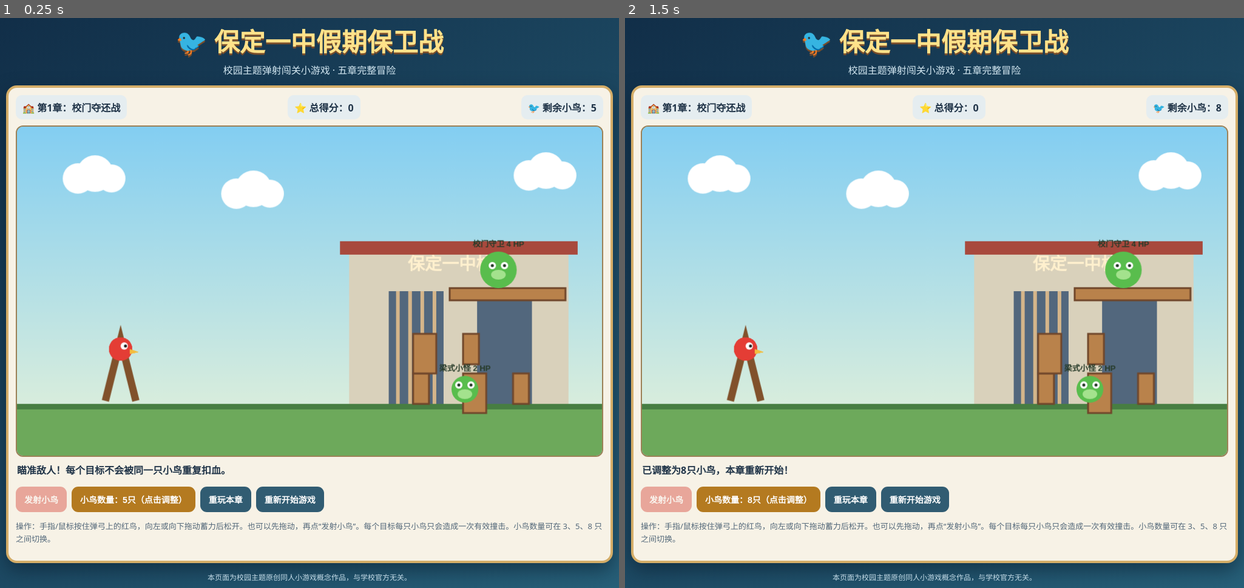
Above: before the commit, frames 1-2 (left to right).
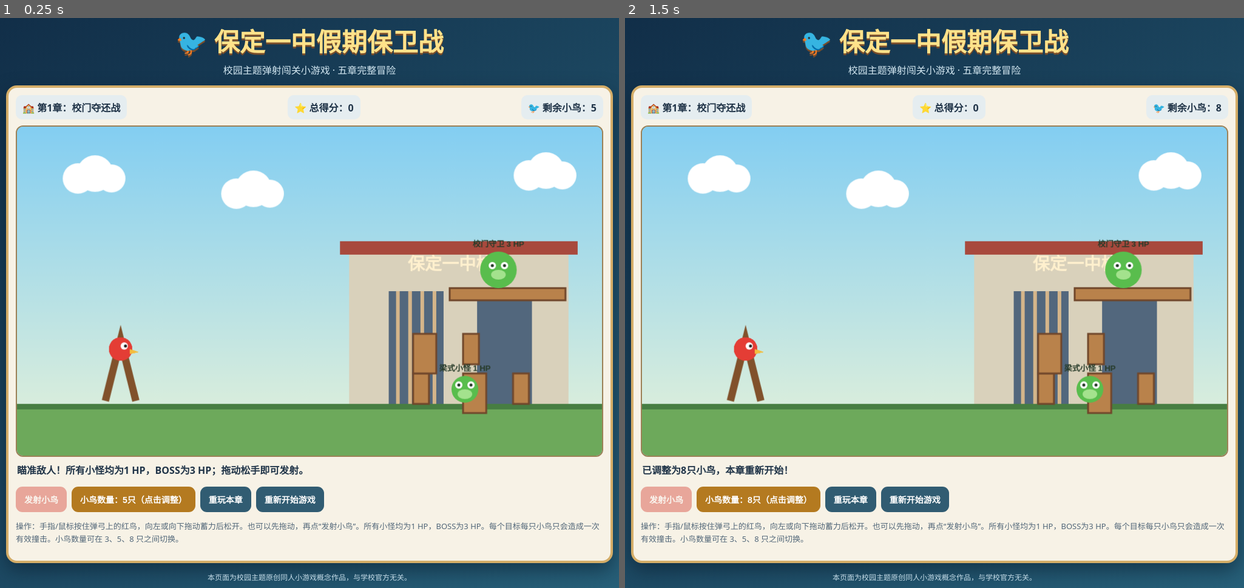
Above: after the commit, the same moments.

Repository: baodinggame/-baoding-yizhong-game
Game: browser game, page index.html
Same seed, same stepped clock (60 frames per second), same inputs: the game is played once before the commit and once after it.
Inputs (mouse positions are in pixels of both pictures, inside the frame that each line leads up to):
- Up to frame 1 (0.25 s): no input
- Up to frame 2 (1.5 s): click (934, 291) at 0.27 s; click (934, 325) at 1.07 s; click "小鸟数量：5只（点击调整）" at 1.27 s

The runs differ from the first frame. In frame 1, 0.8% of the frame differs, in the area x 2-98%, y 39-93%; in frame 2, 0.4%.

Commit message:
Add files via upload

Diff:
--- a/index.html
+++ b/index.html
@@ -6,7 +6,7 @@
 <div class="hud"><div class="stat" id="chapterLabel">🏫 第一章：校门夺还战</div><div class="stat">⭐ 总得分：<span id="score">0</span></div><div class="stat">🐦 剩余小鸟：<span id="birds">5</span></div></div>
 <canvas id="game" width="960" height="540" aria-label="弹弓闯关游戏画面"></canvas><div id="message" aria-live="polite">按住红色小鸟向后拖动，松开即可发射！击败本章所有敌人通关。</div>
 <div class="controls"><button id="fire" disabled>发射小鸟</button><button id="birdCount" class="gold">小鸟数量：5只（点击调整）</button><button id="restart" class="secondary">重玩本章</button><button id="newGame" class="secondary">重新开始游戏</button></div>
-<p class="hint">操作：手指/鼠标按住弹弓上的红鸟，向左或向下拖动蓄力后松开。也可以先拖动，再点“发射小鸟”。每个目标每只小鸟只会造成一次有效撞击。小鸟数量可在 3、5、8 只之间切换。</p>
+<p class="hint">操作：手指/鼠标按住弹弓上的红鸟，向左或向下拖动蓄力后松开。也可以先拖动，再点“发射小鸟”。所有小怪均为1 HP，BOSS为3 HP。每个目标每只小鸟只会造成一次有效撞击。小鸟数量可在 3、5、8 只之间切换。</p>
 <div id="nextPanel"><h2 id="resultTitle">🏆 本章通关！</h2><p id="resultText">敌方防线已被突破！</p><strong id="nextName">下一站：第二章</strong><br><button id="next" style="margin-top:10px">进入下一章 ➜</button></div>
 </section><footer>本页面为校园主题原创同人小游戏概念作品，与学校官方无关。</footer></main>
 <script>
@@ -15,34 +15,36 @@
 const canvas=document.querySelector('#game'),ctx=canvas.getContext('2d'),W=960,H=540,ground=455,sling={x:170,y:365};
 const $=id=>document.getElementById(id);
 const levels=[
- {name:'校门夺还战',place:'保定一中校门',bossHp:4,gruntHp:2,blocks:5,sky:['#83cef2','#e8f3d9'],boss:'校门守卫'},
- {name:'教学楼反击战',place:'教学楼',bossHp:5,gruntHp:2,blocks:6,sky:['#9bc9ee','#f2e7c7'],boss:'楼顶指挥官'},
- {name:'操场突围战',place:'校园操场',bossHp:6,gruntHp:3,blocks:7,sky:['#77c9dc','#e5f4d5'],boss:'操场巨猪'},
- {name:'图书馆守护战',place:'图书馆',bossHp:7,gruntHp:3,blocks:8,sky:['#9db9e8','#f4e5d2'],boss:'知识守卫'},
- {name:'最终决战',place:'校园中心广场',bossHp:9,gruntHp:4,blocks:9,sky:['#758fca','#f4d6b0'],boss:'永恩大魔王'}
+ {name:'校门夺还战',place:'保定一中校门',bossHp:3,gruntHp:1,blocks:5,sky:['#83cef2','#e8f3d9'],boss:'校门守卫'},
+ {name:'教学楼反击战',place:'教学楼',bossHp:3,gruntHp:1,blocks:6,sky:['#9bc9ee','#f2e7c7'],boss:'楼顶指挥官'},
+ {name:'操场突围战',place:'校园操场',bossHp:3,gruntHp:1,blocks:7,sky:['#77c9dc','#e5f4d5'],boss:'操场巨猪'},
+ {name:'图书馆守护战',place:'图书馆',bossHp:3,gruntHp:1,blocks:8,sky:['#9db9e8','#f4e5d2'],boss:'知识守卫'},
+ {name:'最终决战',place:'校园中心广场',bossHp:3,gruntHp:1,blocks:9,sky:['#758fca','#f4d6b0'],boss:'永恩大魔王'}
 ];
 let chapter=0,birdCount=5,birds=[],blocks=[],pigs=[],particles=[],score=0,active=null,drag=false,won=false,lost=false,raf=0,last=0;
-function makeBird(){return{x:sling.x,y:sling.y,r:19,vx:0,vy:0,flying:false,used:false,hit:new Set()}}
+function makeBird(){return{x:sling.x,y:sling.y,r:19,vx:0,vy:0,flying:false,used:false,hit:new Set(),launchFrames:0}}
 function resetStage(resetScore=false){cancelAnimationFrame(raf);if(resetScore)score=0;won=false;lost=false;drag=false;active=null;particles=[];birds=Array.from({length:birdCount},makeBird);
  const lv=levels[chapter],baseX=650;blocks=[];
  for(let i=0;i<lv.blocks;i++){let col=i%3,row=Math.floor(i/3);blocks.push({id:'b'+i,x:baseX+col*82,y:ground-50-row*65,w:26+(i%2)*12,h:50+(i%2)*15,hp:2+Math.floor(chapter/2)})}
  blocks.push({id:'top',x:710,y:ground-190,w:190,h:20,hp:2+Math.floor(chapter/2)});
  pigs=[{id:'p1',x:735,y:ground-24,r:22,hp:lv.gruntHp,boss:false},{id:'boss',x:790,y:ground-220,r:30,hp:lv.bossHp,boss:true}];
- $('nextPanel').style.display='none';$('message').textContent='瞄准敌人！每个目标不会被同一只小鸟重复扣血。';$('chapterLabel').textContent=`🏫 第${chapter+1}章：${lv.name}`;$('birdCount').textContent=`小鸟数量：${birdCount}只（点击调整）`;
+ $('nextPanel').style.display='none';$('message').textContent='瞄准敌人！所有小怪均为1 HP，BOSS为3 HP；拖动松手即可发射。';$('chapterLabel').textContent=`🏫 第${chapter+1}章：${lv.name}`;$('birdCount').textContent=`小鸟数量：${birdCount}只（点击调整）`;
  update();draw();last=0;raf=requestAnimationFrame(loop)}
 function update(){$('score').textContent=score;$('birds').textContent=birds.filter(b=>!b.used).length;$('fire').disabled=!(active&&drag)}
 function pos(e){const r=canvas.getBoundingClientRect();return{x:(e.clientX-r.left)*W/r.width,y:(e.clientY-r.top)*H/r.height}}
-canvas.addEventListener('pointerdown',e=>{if(won||lost)return;const p=pos(e);let b=birds.find(x=>!x.used&&!x.flying);if(b&&Math.hypot(p.x-b.x,p.y-b.y)<46){active=b;drag=true;canvas.setPointerCapture(e.pointerId)}});
-canvas.addEventListener('pointermove',e=>{if(!drag||!active)return;const p=pos(e);let dx=p.x-sling.x,dy=p.y-sling.y,d=Math.hypot(dx,dy);if(d>105){dx*=105/d;dy*=105/d}active.x=sling.x+dx;active.y=sling.y+dy;draw();update()});
-canvas.addEventListener('pointerup',fire);canvas.addEventListener('pointercancel',fire);
-function fire(){if(!drag||!active)return;drag=false;const b=active,dx=sling.x-b.x,dy=sling.y-b.y;if(Math.hypot(dx,dy)<10){b.x=sling.x;b.y=sling.y;active=null;draw();update();return}b.vx=dx*.19;b.vy=dy*.19;b.flying=true;b.used=true;active=null;$('message').textContent='小鸟出击！击中目标可以削弱敌人。';update()}
+let activePointerId=null;
+canvas.addEventListener('pointerdown',e=>{if(won||lost)return;e.preventDefault();const p=pos(e);let b=birds.find(x=>!x.used&&!x.flying);if(b&&Math.hypot(p.x-b.x,p.y-b.y)<48){active=b;drag=true;activePointerId=e.pointerId;try{canvas.setPointerCapture(e.pointerId)}catch(_){} }});
+canvas.addEventListener('pointermove',e=>{if(!drag||!active|| (activePointerId!==null&&e.pointerId!==activePointerId))return;e.preventDefault();const p=pos(e);let dx=p.x-sling.x,dy=p.y-sling.y,d=Math.hypot(dx,dy);if(d>120){dx*=120/d;dy*=120/d}active.x=sling.x+dx;active.y=sling.y+dy;draw();update()});
+canvas.addEventListener('pointerup',e=>{if(activePointerId!==null&&e.pointerId!==activePointerId)return;e.preventDefault();fire()});
+canvas.addEventListener('pointercancel',e=>{if(activePointerId!==null&&e.pointerId!==activePointerId)return;fire()});
+function fire(){if(!drag||!active)return;drag=false;activePointerId=null;const b=active,dx=sling.x-b.x,dy=sling.y-b.y,d=Math.hypot(dx,dy);if(d<6){b.x=sling.x;b.y=sling.y;active=null;draw();update();return}const power=Math.max(0.26,Math.min(0.34,d*0.003));b.vx=dx*power;b.vy=dy*power;b.flying=true;b.used=true;b.launchFrames=0;active=null;$('message').textContent='小鸟出击！击中目标可以削弱敌人。';update();draw()}
 $('fire').onclick=fire;$('restart').onclick=()=>resetStage(false);$('newGame').onclick=()=>{chapter=0;resetStage(true)};
 $('birdCount').onclick=()=>{birdCount=birdCount===3?5:birdCount===5?8:3;$('birdCount').textContent=`小鸟数量：${birdCount}只（点击调整）`;resetStage(false);$('message').textContent=`已调整为${birdCount}只小鸟，本章重新开始！`};
 $('next').onclick=()=>{if(chapter<levels.length-1){chapter++;resetStage(false);$('message').textContent=`第${chapter+1}章开始：${levels[chapter].name}！`}else{$('message').textContent='🎉 五章全部完成！你守护了整个校园！';$('nextPanel').style.display='none'}};
 function burst(x,y,color){for(let i=0;i<10;i++)particles.push({x,y,vx:(Math.random()-.5)*7,vy:(Math.random()-.8)*7,t:32,color})}
 function circleRect(b,o){const cx=Math.max(o.x,Math.min(b.x,o.x+o.w)),cy=Math.max(o.y,Math.min(b.y,o.y+o.h));return Math.hypot(b.x-cx,b.y-cy)<b.r}
 function collide(b){for(const o of blocks){if(o.hp>0&&!b.hit.has(o.id)&&circleRect(b,o)){b.hit.add(o.id);o.hp--;score+= …(258 unchanged characters)…
-function loop(t){const dt=Math.min((t-last)/16.67||1,2);last=t;for(const b of birds){if(!b.flying)continue;b.vy+=.36*dt;b.x+=b.vx*dt;b.y+=b.vy*dt;b.vx*=.995;if(b.y+b.r>ground){b.y=ground-b.r;b.vy*=-.25;b.vx*=.78;if(Math.abs(b.vy)<1.2)b.vy=0}collide(b);if(b.x>W+80||b.x< -80||b.y>H+80||(Math.hypot(b.vx,b.vy)<.7&&b.y>=ground-b.r-2))b.flying=false}
+function loop(t){const dt=Math.min((t-last)/16.67||1,2);last=t;for(const b of birds){if(!b.flying)continue;b.launchFrames+=dt;b.vy+=.36*dt;b.x+=b.vx*dt;b.y+=b.vy*dt;b.vx*=.995;if(b.y+b.r>ground){b.y=ground-b.r;b.vy*=-.25;b.vx*=.78;if(Math.abs(b.vy)<1.2)b.vy=0}collide(b);if(b.x>W+80||b.x< -80||b.y>H+80||(b.launchFrames>18&&Math.hypot(b.vx,b.vy)<.7&&b.y>=ground-b.r-2))b.flying=false}
  particles.forEach(p=>{p.x+=p.vx;p.y+=p.vy;p.vy+=.13;p.t--});particles=particles.filter(p=>p.t>0);
  if(!won&&pigs.every(p=>p.hp<=0)){won=true;$('message').textContent=chapter===4?'🎉 永恩大魔王被击败！五章全部通关！':'🎉 本章敌人全部击败！';$('r …(324 unchanged characters)…
  if(!won&&birds.every(b=>b.used&&!b.flying)&&!lost){lost=true;$('message').textContent='小鸟用完了！可点击“重玩本章”，或增加小鸟数量再挑战。'}
